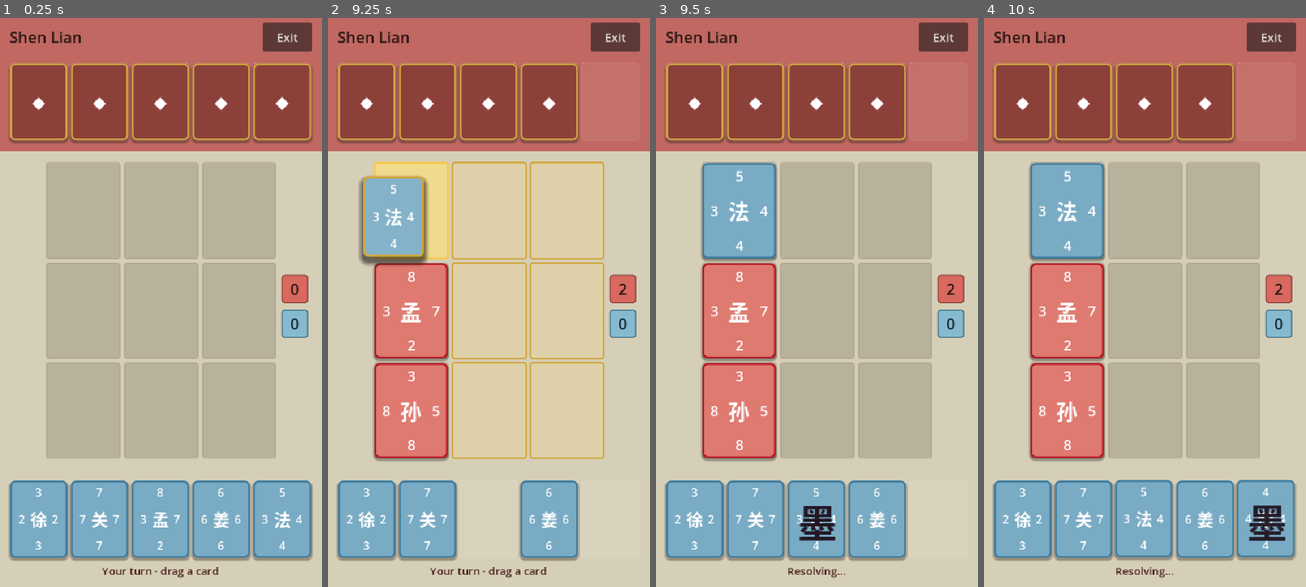
Above: before the commit, frames 1-4 (left to right).
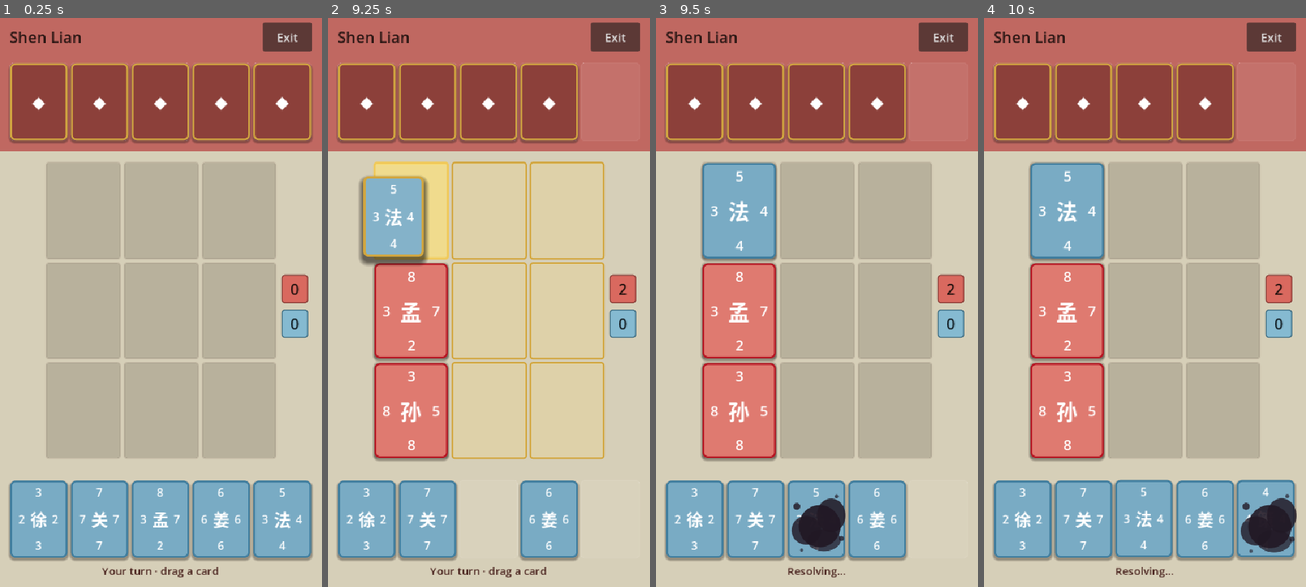
Above: after the commit, the same moments.

Repository: YLMstring/WuXiaCard
Game: Godot game, scene res://main.tscn
The game is run twice, just before and just after one commit, with the same random seed, the same clock (stepped at 60 frames per second) and the same inputs.
Inputs (mouse positions are in pixels of both pictures, inside the frame that each line leads up to):
- Up to frame 1 (0.25 s): no input
- Up to frame 2 (9.25 s): tap Enter at 0.5, 2, 3.5 s; drag from (366, 103) to (521, 171) at 0.52 s; tap Space at 1.25, 2.75, 4.25 s; drag from (427, 103) to (472, 416) at 1.27 s; move the mouse to (489, 103) at 2.02 s; click (489, 103) at 2.17 s; drag from (550, 103) to (392, 217) at 2.77 s; drag from (611, 103) to (505, 302) at 3.52 s; drag from (366, 518) to (440, 154) at 4.27 s; move the mouse to (427, 518) at 5.02 s; click (427, 518) at 5.17 s; drag from (489, 518) to (424, 330) at 5.77 s; drag from (411, 308) to (521, 171) at 6.52 s; drag from (411, 410) to (472, 416) at 7.27 s; move the mouse to (550, 518) at 8.02 s; click (550, 518) at 8.17 s; drag from (611, 518) to (392, 217) at 8.77 s
- Up to frame 3 (9.5 s): no input
- Up to frame 4 (10 s): drag from (1067, 211) to (1161, 302) at 9.52 s

Frames 1-2 are identical in both runs. In frame 3, 0.8% of the frame differs, in the area x 42-59%, y 83-94%; in frame 4, 0.9%, in the area x 79-98%, y 83-94%.

Commit message:
Refine silent Ink Summon effect

Diff:
--- a/scenes/card_view.tscn
+++ b/scenes/card_view.tscn
@@ -1,6 +1,7 @@
-[gd_scene load_steps=2 format=3]
+[gd_scene load_steps=3 format=3]
 
 [ext_resource type="Script" path="res://scripts/card_view.gd" id="1_card"]
+[ext_resource type="Script" path="res://scripts/ink_bloom.gd" id="2_ink_bloom"]
 
 [node name="CardView" type="PanelContainer"]
 custom_minimum_size = Vector2(54, 72)
@@ -46,7 +47,7 @@
 pivot_offset = Vector2(38, 5)
 color = Color(0.42, 0.04, 0.06, 0.9)
 
-[node name="InkBloom" type="Label" parent="Overlay"]
+[node name="InkBloom" type="Control" parent="Overlay"]
 visible = false
 z_index = 4
 layout_mode = 1
@@ -56,11 +57,7 @@
 grow_horizontal = 2
 grow_vertical = 2
 mouse_filter = 2
-theme_override_colors/font_color = Color(0.13, 0.09, 0.15, 0.92)
-theme_override_font_sizes/font_size = 58
-text = "墨"
-horizontal_alignment = 1
-vertical_alignment = 1
+script = ExtResource("2_ink_bloom")
 
 [node name="TopPower" type="Label" parent="Overlay"]
 layout_mode = 1
--- a/scenes/duel.tscn
+++ b/scenes/duel.tscn
@@ -141,5 +141,3 @@
 [node name="CaptureAudio" type="AudioStreamPlayer" parent="."]
 
 [node name="RemovalAudio" type="AudioStreamPlayer" parent="."]
-
-[node name="DrawAudio" type="AudioStreamPlayer" parent="."]
--- a/scripts/card_view.gd
+++ b/scripts/card_view.gd
@@ -22,7 +22,7 @@
 
 @onready var art_placeholder: Label = $Overlay/ArtPlaceholder
 @onready var ink_slash: ColorRect = $Overlay/InkSlash
-@onready var ink_bloom: Label = $Overlay/InkBloom
+@onready var ink_bloom: InkBloom = $Overlay/InkBloom
 @onready var top_power: Label = $Overlay/TopPower
 @onready var right_power: Label = $Overlay/RightPower
 @onready var bottom_power: Label = $Overlay/BottomPower
@@ -157,7 +157,7 @@
 ) -> void:
 	pivot_offset = size * 0.5
 	var resting_position: Vector2 = position
-	ink_bloom.add_theme_color_override("font_color", ink_color)
+	ink_bloom.set_ink_color(ink_color)
 	ink_bloom.pivot_offset = ink_bloom.size * 0.5
 	ink_bloom.scale = Vector2(0.18, 0.18)
 	ink_bloom.modulate = Color(1.0, 1.0, 1.0, 0.0)
--- a/scripts/duel_controller.gd
+++ b/scripts/duel_controller.gd
@@ -29,7 +29,6 @@
 @export var draw_rise_duration: float = 0.28
 @export var draw_post_effect_gap: float = 0.20
 @export var draw_ink_color: Color = Color("211824")
-@export var draw_audio_volume_db: float = -3.0
 @export var side_deck_shuffle_seed: int = 0
 @export var opponent_think_delay: float = 0.55
 @export var invalid_shake_duration: float = 0.18
@@ -62,7 +61,6 @@
 @onready var placement_audio: AudioStreamPlayer = $PlacementAudio
 @onready var capture_audio: AudioStreamPlayer = $CaptureAudio
 @onready var removal_audio: AudioStreamPlayer = $RemovalAudio
-@onready var draw_audio: AudioStreamPlayer = $DrawAudio
 
 
 func _ready() -> void:
@@ -505,7 +503,6 @@
 		return
 	var card: CardView = _spawn_card_in_slot(target_slot, card_data, owner_id, false)
 	card.set_face_down(owner_id == DuelRules.OPPONENT_OWNER and not testing_mode)
-	_play_draw_feedback()
 	_presentation_trace.append(&"card_drawn")
 	await card.play_draw_summon(draw_bloom_duration, draw_rise_duration, draw_ink_color)
 
@@ -763,8 +760,6 @@
 	capture_audio.stream = _make_tone(470.0, 0.09)
 	removal_audio.stream = _make_removal_tone(0.14)
 	removal_audio.volume_db = removal_audio_volume_db
-	draw_audio.stream = _make_draw_tone(0.40)
-	draw_audio.volume_db = draw_audio_volume_db
 
 
 func _make_tone(frequency: float, duration: float) -> AudioStreamWAV:
@@ -806,36 +801,6 @@
 	return stream
 
 
-func _make_draw_tone(duration: float) -> AudioStreamWAV:
-	var sample_rate: int = 22050
-	var sample_count: int = int(sample_rate * duration)
-	var bytes := PackedByteArray()
-	bytes.resize(sample_count * 2)
-	for sample_index: int in range(sample_count):
-		var time: float = float(sample_index) / float(sample_rate)
-		var brush_progress: float = clampf(time / 0.12, 0.0, 1.0)
-		var brush_envelope: float = (1.0 - brush_progress) * (1.0 - brush_progress)
-		var paper_texture: float = (
-			sin(TAU * 1379.0 * time) * sin(TAU * 823.0 * time) * 0.10
-			+ sin(TAU * 241.0 * time) * 0.045
-		) * brush_envelope
-		var pluck_time: float = maxf(time - 0.19, 0.0)
-		var pluck: float = 0.0
-		if time >= 0.19:
-			pluck = (
-				sin(TAU * 196.0 * pluck_time)
-				+ sin(TAU * 294.0 * pluck_time) * 0.32
-			) * exp(-9.0 * pluck_time) * 0.16
-		var wave: float = paper_texture + pluck
-		bytes.encode_s16(sample_index * 2, int(clampf(wave, -1.0, 1.0) * 32767.0))
-	var stream := AudioStreamWAV.new()
-	stream.format = AudioStreamWAV.FORMAT_16_BITS
-	stream.mix_rate = sample_rate
-	stream.stereo = false
-	stream.data = bytes
-	return stream
-
-
 func _play_placement_feedback() -> void:
 	if not OS.has_feature("headless"):
 		placement_audio.play()
@@ -852,11 +817,6 @@
 		removal_audio.play()
 
 
-func _play_draw_feedback() -> void:
-	if not _fast_mode and not OS.has_feature("headless"):
-		draw_audio.play()
-
-
 func _vibrate(duration_ms: int) -> void:
 	if OS.has_feature("mobile"):
 		Input.vibrate_handheld(duration_ms)
--- /dev/null
+++ b/scripts/ink_bloom.gd
@@ -0,0 +1,58 @@
+class_name InkBloom
+extends Control
+
+const POOLS: Array[Dictionary] = [
+	{"center": Vector2(0.50, 0.53), "radius": Vector2(0.34, 0.25), "alpha": 0.92},
+	{"center": Vector2(0.28, 0.58), "radius": Vector2(0.24, 0.17), "alpha": 0.82},
+	{"center": Vector2(0.69, 0.40), "radius": Vector2(0.23, 0.20), "alpha": 0.86},
+	{"center": Vector2(0.57, 0.70), "radius": Vector2(0.27, 0.13), "alpha": 0.74},
+]
+
+const DROPLETS: Array[Dictionary] = [
+	{"center": Vector2(0.12, 0.29), "radius": 0.050, "alpha": 0.82},
+	{"center": Vector2(0.86, 0.68), "radius": 0.035, "alpha": 0.76},
+	{"center": Vector2(0.78, 0.17), "radius": 0.025, "alpha": 0.68},
+	{"center": Vector2(0.20, 0.82), "radius": 0.020, "alpha": 0.62},
+]
+
+@export var ink_color: Color = Color("211824"):
+	set(value):
+		ink_color = value
+		queue_redraw()
+
+
+func _ready() -> void:
+	mouse_filter = Control.MOUSE_FILTER_IGNORE
+	resized.connect(queue_redraw)
+	queue_redraw()
+
+
+func set_ink_color(value: Color) -> void:
+	ink_color = value
+
+
+func get_pool_count() -> int:
+	return POOLS.size()
+
+
+func get_droplet_count() -> int:
+	return DROPLETS.size()
+
+
+func _draw() -> void:
+	if size.x <= 0.0 or size.y <= 0.0:
+		return
+	for pool: Dictionary in POOLS:
+		var center: Vector2 = (pool["center"] as Vector2) * size
+		var radius: Vector2 = (pool["radius"] as Vector2) * size
+		var tint: Color = ink_color
+		tint.a *= float(pool["alpha"])
+		draw_set_transform(center, 0.0, Vector2(1.0, radius.y / radius.x))
+		draw_circle(Vector2.ZERO, radius.x, tint, true, -1.0, true)
+	draw_set_transform(Vector2.ZERO, 0.0, Vector2.ONE)
+	var short_side: float = minf(size.x, size.y)
+	for droplet: Dictionary in DROPLETS:
+		var center: Vector2 = (droplet["center"] as Vector2) * size
+		var tint: Color = ink_color
+		tint.a *= float(droplet["alpha"])
+		draw_circle(center, float(droplet["radius"]) * short_side, tint, true, -1.0, true)
--- a/tests/test_duel_integration.gd
+++ b/tests/test_duel_integration.gd
@@ -155,9 +155,15 @@
 	await process_frame
 	await process_frame
 	draw_duel.debug_set_fast_mode(true)
-	_check(draw_duel.has_node("DrawAudio"), "Duel scene contains dedicated draw audio")
+	_check(not draw_duel.has_node("DrawAudio"), "Ink Summon has no dedicated draw audio")
 	var initial_card: Control = _first_card(draw_duel.get_node("PlayerHand"))
 	_check(initial_card.has_node("Overlay/InkBloom") and initial_card.has_method("play_draw_summon"), "Card view exposes the reusable Ink Summon presentation")
+	var ink_bloom: Control = initial_card.get_node("Overlay/InkBloom") as Control
+	var ink_script: Script = ink_bloom.get_script()
+	_check(not ink_bloom is Label and ink_script != null and ink_script.resource_path == "res://scripts/ink_bloom.gd", "Ink Summon uses a custom drawing control instead of a text glyph")
+	_check(ink_bloom.has_method("set_ink_color") and ink_bloom.has_method("get_pool_count") and ink_bloom.has_method("get_droplet_count"), "Ink bloom exposes reusable color and geometry controls")
+	if ink_bloom.has_method("get_pool_count") and ink_bloom.has_method("get_droplet_count"):
+		_check(int(ink_bloom.call("get_pool_count")) >= 3 and int(ink_bloom.call("get_droplet_count")) >= 3, "Ink bloom contains overlapping pools and detached droplets")
 
 	_check(await draw_duel.debug_commit_move(Rules.PLAYER_OWNER, 0, 0, false), "Draw fixture places the first player card")
 	_check(await draw_duel.debug_commit_move(Rules.OPPONENT_OWNER, 0, 8, false), "Draw fixture places the first opponent card")
@@ -203,7 +209,7 @@
 	_check(opponent_views.size() == 4, "Strategist draws two cards into the opponent hand")
 	_check(_count_face_down(opponent_views) == opponent_views.size(), "Normal-mode opponent draws remain fully concealed")
 	_check(trace.size() >= 2 and trace.slice(trace.size() - 2) == [&"card_drawn", &"card_drawn"], "Opponent Ink Summons also resolve sequentially")
-	_check(not (draw_duel.get_node("DrawAudio") as AudioStreamPlayer).playing, "Fast mode suppresses draw audio")
+	_check(not draw_duel.has_node("DrawAudio"), "Opponent Ink Summon remains silent in fast and normal presentation")
 	_check_hand_slots(draw_duel.get_node("OpponentHand"))
 	draw_duel.queue_free()
 	await process_frame
